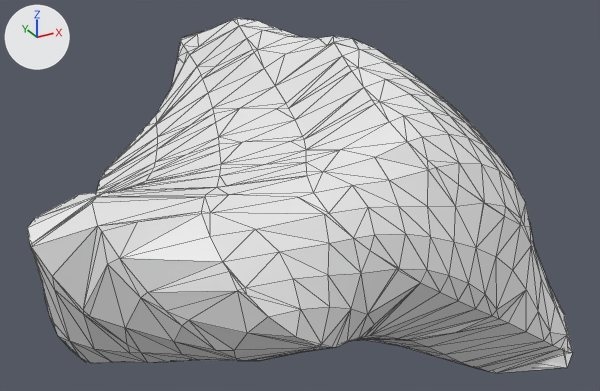
An edit to the OBJ model src/wormguides/model/obj_files/ABplppappap_t360.obj, drawn before and after from the same camera.
One viewpoint serves both versions: a camera (50 mm lens) standing at (183.3, -117.5, 303.8) and looking at (207.5, -73.6, 281.8). The lights are fixed; the arrows at upper left show +X, +Y and +Z. Mesh edges are drawn as thin lines. Where no turn or scale is listed for an object, it has been applied to the vertices.

In view in the first picture: 'ABplppappap_t360'.
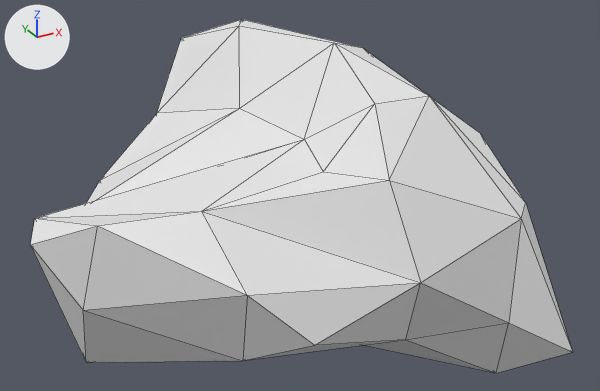
Boxes (x1, y1, x2, y2) around the edits, measured in the pictures (600 x 391 px):
'ABplppappap_t360', reshaped: before (27, 18, 573, 373); after (30, 19, 572, 373)
part 1 of me_abplppappap_t360, cut back: before (27, 18, 573, 373)

What changed in the scene script:
```text
Change me_abplppappap_t360:
    used by ob_abplppappap_t360; location = (0.0, 0.0, 0.0)
    remove me_abplppappap_t360.from_pydata(...)  # 726 vertices, 1448 faces; spans x 190.3..217.4, y -89.0..-55.6, z 269.0..291.7
    add me_abplppappap_t360.from_pydata(...)  # 56 vertices, 108 faces; spans x 190.3..217.4, y -89.0..-55.7, z 269.2..291.5
    me_abplppappap_t360 part 1: 1 vertex moved within x 204.0, y -55.7, z 277.9; 670 vertices removed from x 190.3..217.3, y -89.0..-55.6, z 269.0..291.7
```
